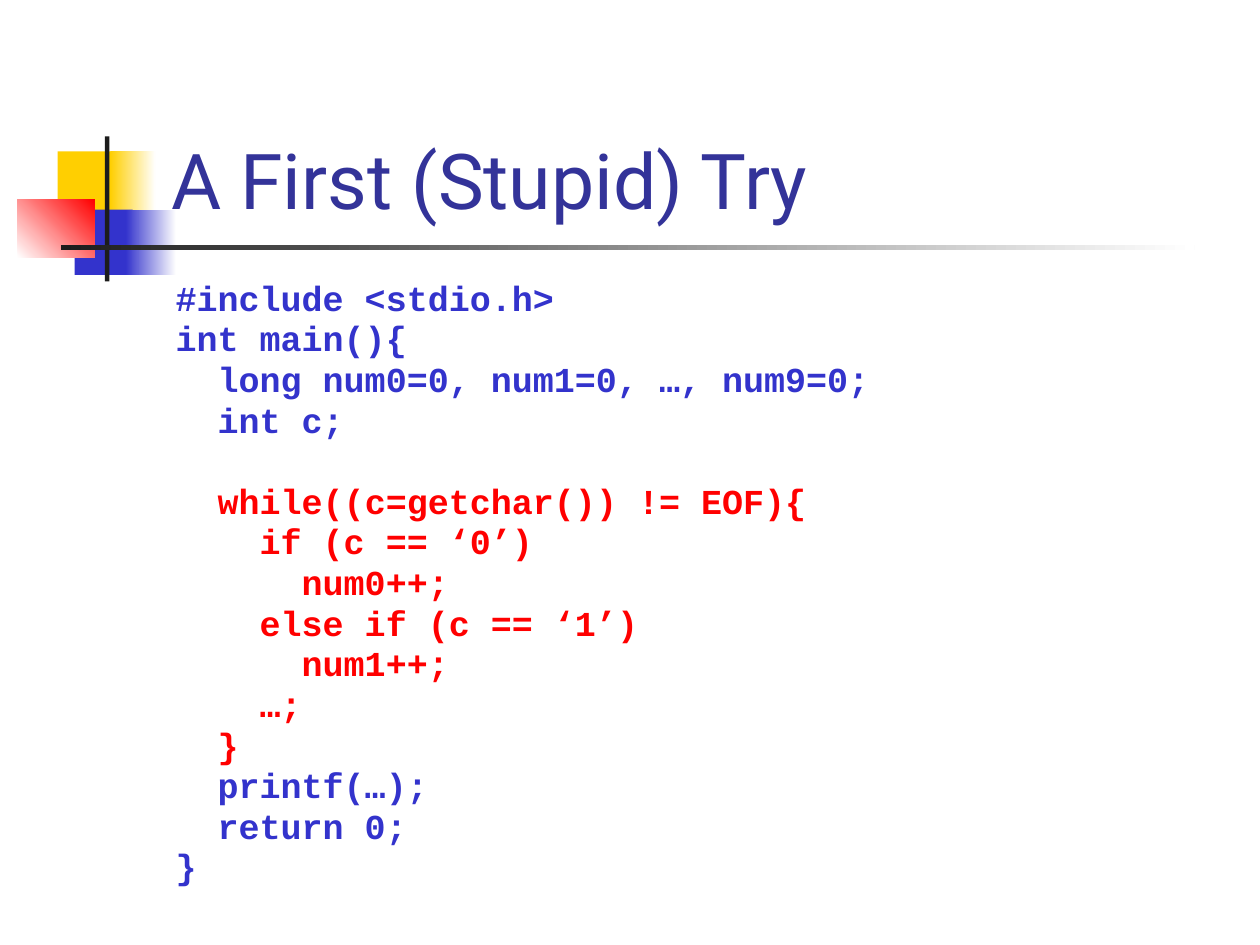
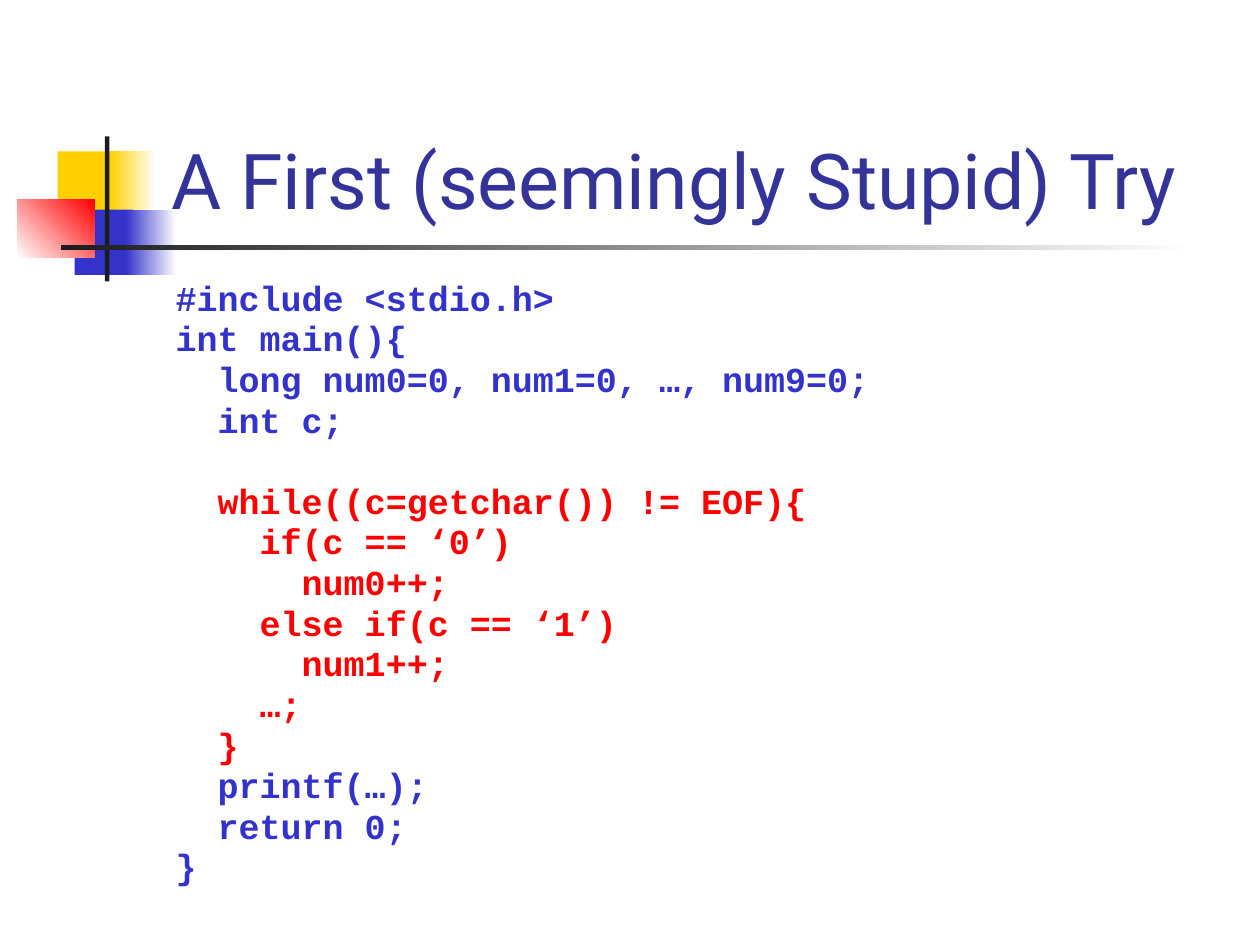
Before and after one commit to csslab-ustc/csslab-ustc.github.io, a slide deck: slide 11 of courses/sysprog/slides/lec02-charIO.pptx. Drawn at 1260x945 pixels with LibreOffice and Linux fonts; fonts in the diff are those of the drawing. Boxes give left, top, right and bottom in pixels: in the first picture for what was removed or moved away, otherwise in the second. Text is boxed around its words. In the diff, an @@ line names an element or a change of style, - is before the commit and + after.

```diff
--- a/courses/sysprog/slides/lec02-charIO.pptx
+++ b/courses/sysprog/slides/lec02-charIO.pptx
@@ title at bbox=[171, 147, 1175, 227]: text changed @@
-A First (Stupid) Try
+A First (seemingly Stupid) Try
@@ text at bbox=[260, 530, 512, 562]: spaces changed @@
-if (c == ‘0’)
+if(c == ‘0’)
@@ text at bbox=[260, 611, 617, 644]: spaces changed @@
-else if (c == ‘1’)
+else if(c == ‘1’)
```
Also in this commit, not shown: 10 other slides changed, 2 other files.
